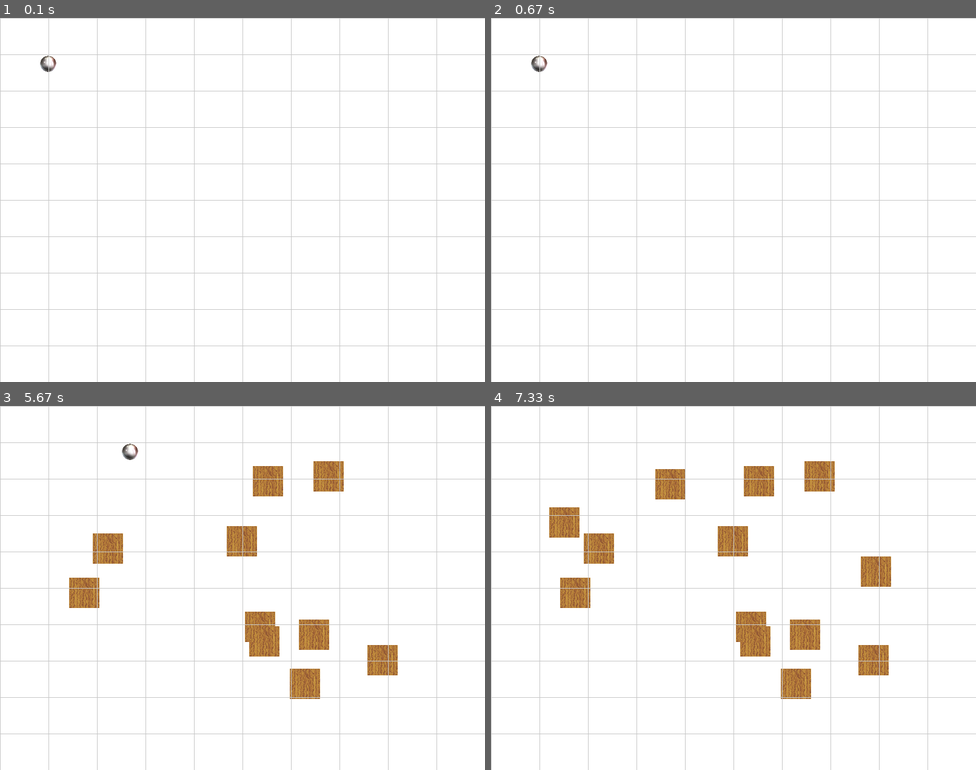
Above: before the commit, frames 1-4 (two rows, left to right).
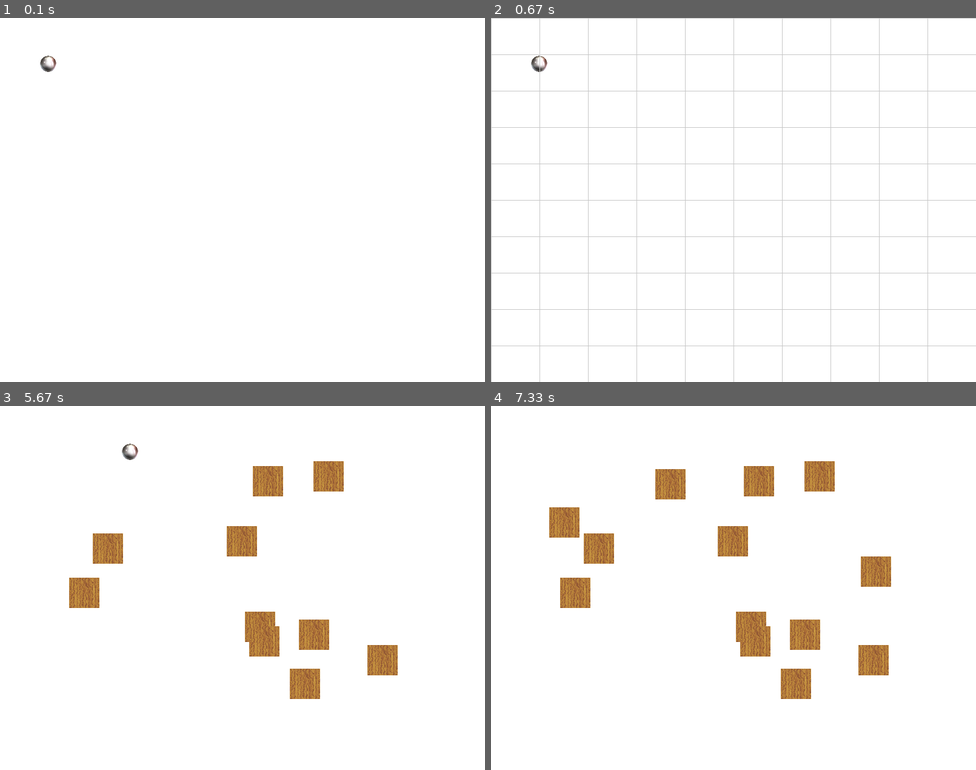
Above: after the commit, the same moments.

Repository: vohkorog/game-with-pygame
Game: pygame game, started from main.py
The game is run twice, just before and just after one commit, with the same random seed, the same clock (stepped at 60 frames per second) and the same inputs.
Inputs (mouse positions are in pixels of both pictures, inside the frame that each line leads up to):
- Up to frame 1 (0.1 s): no input
- Up to frame 2 (0.67 s): tap Space at 0.33 s
- Up to frame 3 (5.67 s): hold D 0.67-1.13 s; tap Space at 0.73, 1.03, 1.23, 2.23, 2.53, 2.73, 3.03, 3.3, 3.63, 3.93, 4.07, 4.47, 4.77, 5.13, 5.53 s; hold W 1.17-1.47 s; click (242, 609) at 1.55 s; click (291, 668) at 1.88 s; hold D 2.17-2.63 s; click (92, 533) at 2.25 s; hold A 2.67-3.2 s; click (315, 460) at 2.75 s; hold S 3.23-3.53 s; click (300, 620) at 3.32 s; hold A 3.57-3.97 s; click (252, 464) at 3.65 s; hold W 4-4.37 s; click (67, 577) at 4.08 s; hold D 4.4-5.03 s; click (247, 624) at 4.48 s; hold S 5.07-5.43 s; click (227, 526) at 5.15 s; hold A from 5.47 s (still down); click (368, 646) at 5.55 s
- Up to frame 4 (7.33 s): tap Space at 5.83, 6.03, 6.33, 6.53, 6.87, 7.17 s; release A at 5.93 s; hold D 5.97-6.43 s; click (655, 467) at 6.05 s; hold W 6.47-6.77 s; click (859, 555) at 6.55 s; hold D 6.8-7.27 s; click (549, 507) at 6.88 s; hold A from 7.3 s (still down)

The runs differ from the first frame. In frame 1, 2.9% of the frame differs, in the area x 0-100%, y 0-100%; in frame 2, nothing differs; in frame 3, 2.9%; in frame 4, 2.9%.

Commit message:
добавление сетки по нажатию на пробел

Diff:
--- a/engine.py
+++ b/engine.py
@@ -63,7 +63,7 @@
     def update(self):
         self.entity.update()
         self.texture.update()
-        self.style_scene.update()
+        self.style_scene.update(self.screen)
         self.input()
 
     def input(self):
--- a/style_scene.py
+++ b/style_scene.py
@@ -1,59 +1,45 @@
 import pygame
 
 class Style_scene:
-
     def __init__(self):
-
         self.mode = 0
         self.space_debounce = False
-        self.x = []
-        self.y = []
 
     def render(self, window):
+        # Рендерим сетку только если mode == 1
+        if self.mode == 1:
+            self.draw_grid(window)
 
+    def draw_grid(self, window):
+        """Рисует сетку линий"""
         width = window.get_width()
         height = window.get_height()
+        color = (200, 200, 200)  # Серый цвет
 
-        # Рисуем сразу без сохранения в списки
-        cell_width = width / 10
-        cell_height = height / 10
-
-        # Вертикальные линии
-        for i in range(11):  # 10 ячеек = 11 линий
-            x = i * cell_width
-            pygame.draw.line(window, (200, 200, 200),
-                           (x, 0), (x, height), 1)
+        # Вертикальные линии (10 ячеек = 11 линий)
+        for i in range(11):
+            x = int(i * (width / 10))
+            pygame.draw.line(window, color, (x, 0), (x, height), 1)
 
         # Горизонтальные линии
         for i in range(11):
-            y = i * cell_height
-            pygame.draw.line(window, (200, 200, 200),
-                           (0, y), (width, y), 1)
-
+            y = int(i * (height / 10))
+            pygame.draw.line(window, color, (0, y), (width, y), 1)
 
     def input(self):
         keys = pygame.key.get_pressed()
 
         if keys[pygame.K_SPACE]:
             if not self.space_debounce:
-
+                # Переключаем 0 ↔ 1
                 self.mode = 1 - self.mode
-                #print(f"Режим изменен: {self.mode}")
+                print(f"Сетка: {'ВКЛ' if self.mode == 1 else 'ВЫКЛ'}")
                 self.space_debounce = True
         else:
             self.space_debounce = False
 
+    def update(self, window):
+        self.input()  # Только обработка ввода
 
-    def update(self):
-        self.input()
-
-    def get_coordinate(self, window):
-
-        win_w = window.get_width()
-        win_h = window.get_height()
-
-        for i in range(0, win_w, int(win_w/10)):
-            self.x.append(i)
-
-        for i in range(0, win_h, int(win_h/10)):
-            self.y.append(i)
+    def get_mode_scene(self):
+        return self.mode
Binary file added: src/image/h_line.png
Binary file added: src/image/w_line.png
